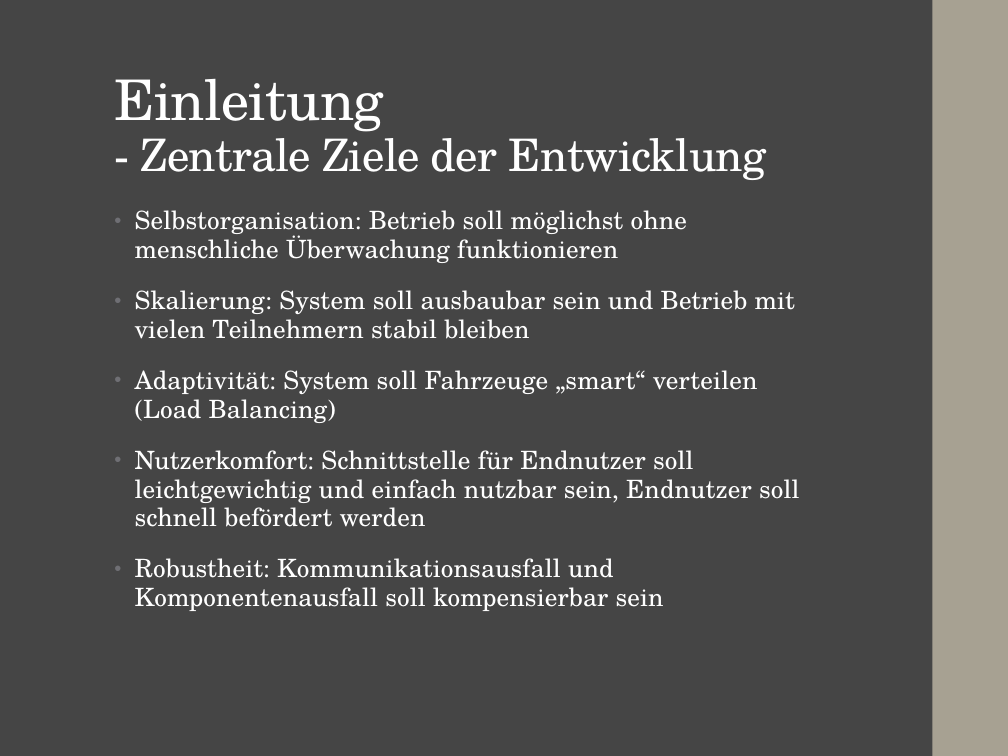
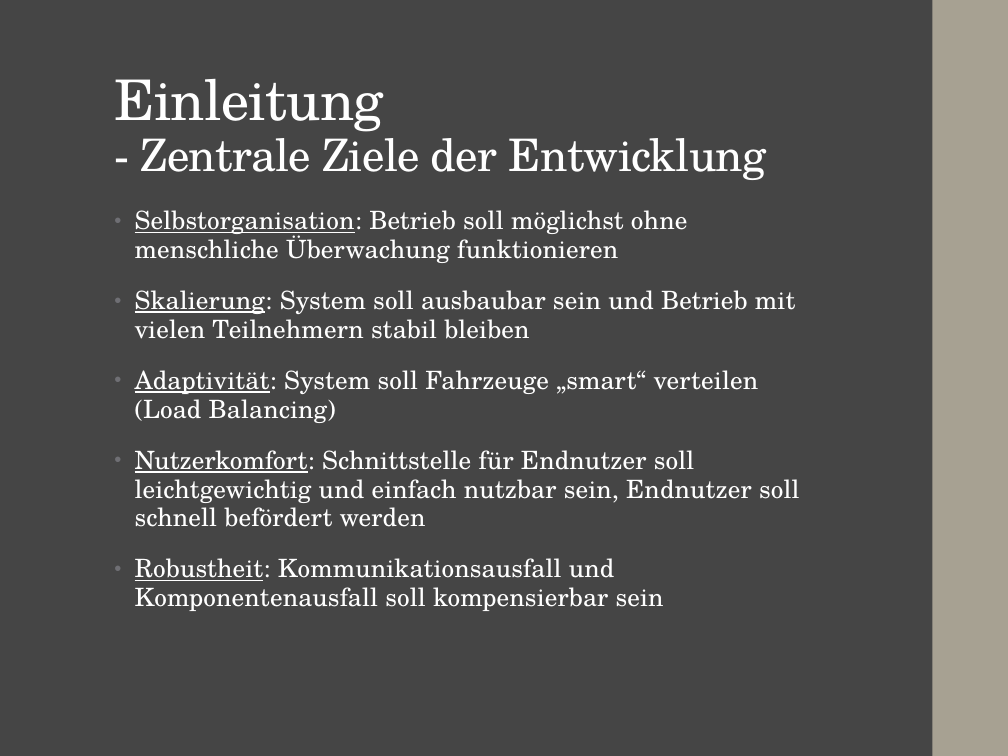
Before and after one commit to Finnfj/BTI-CPS, a slide deck: slide 6 of doc/Präsentation.pptx. Drawn at 1008x756 pixels with LibreOffice and Linux fonts; fonts in the diff are those of the drawing. Boxes give left, top, right and bottom in pixels: in the first picture for what was removed or moved away, otherwise in the second. Text is boxed around its words. In the diff, an @@ line names an element or a change of style, - is before the commit and + after.

```diff
--- a/doc/Präsentation.pptx
+++ b/doc/Präsentation.pptx
@@ text "Selbstorganisation: Betrieb soll möglichst ohne ..." at (135, 210, 800, 611): underline on in "Selbstorganisation:", "Skalierung:", "Adaptivität:", "Nutzerkomfort:" and 1 more places @@
```
Also in this commit, not shown: 8 other slides changed, 59 other files.
